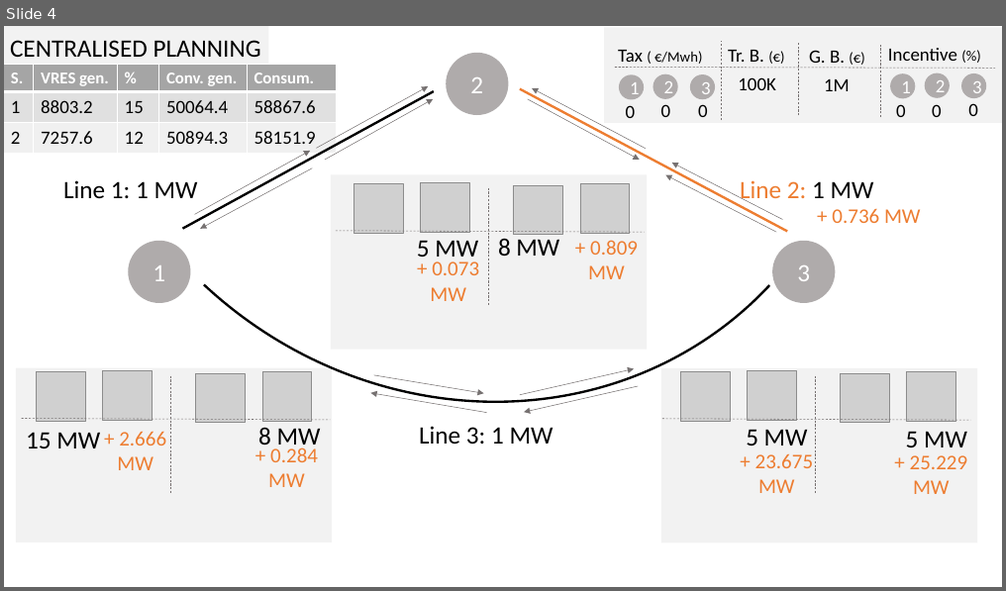
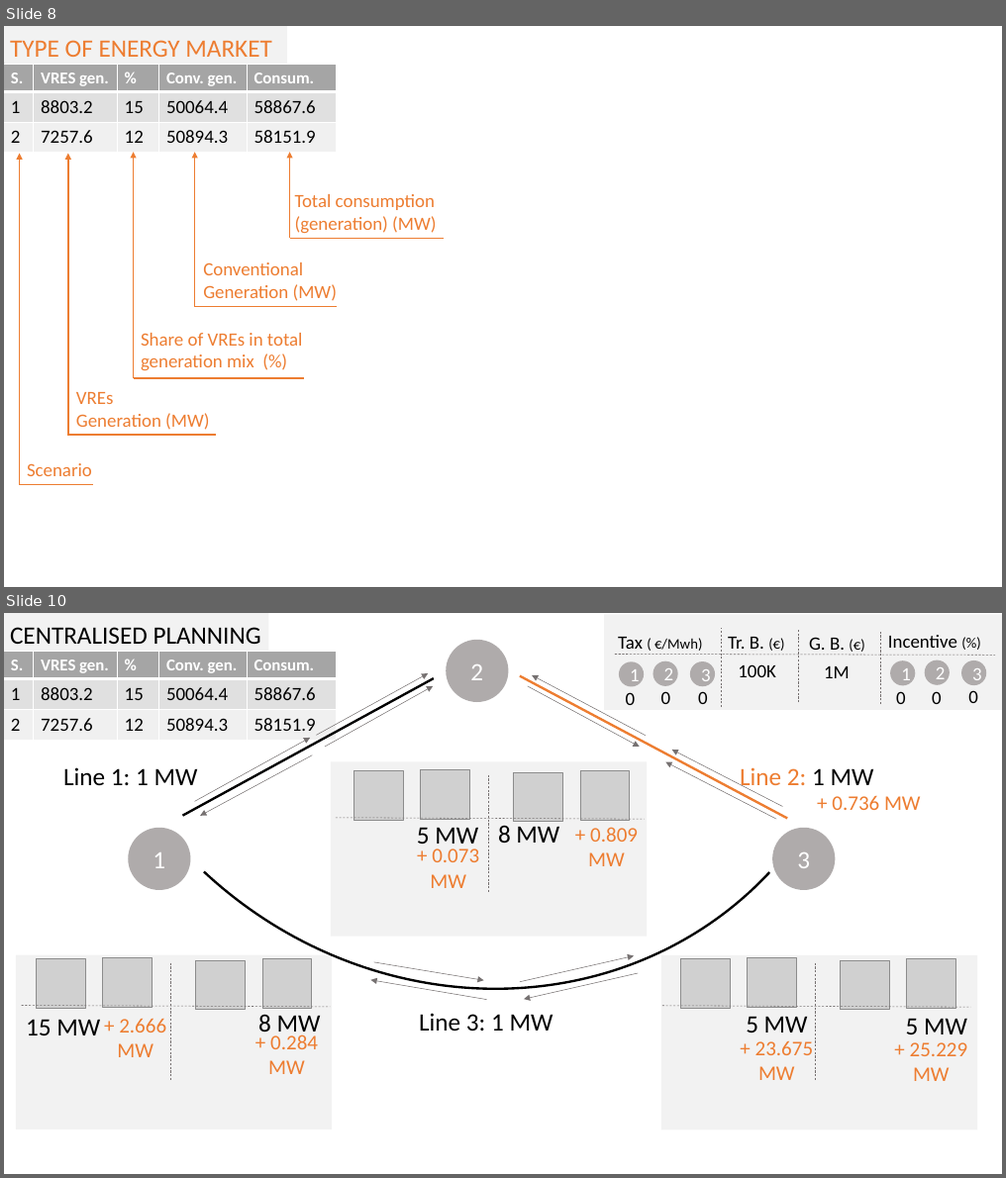
Before and after one commit to gamma-opt/TSEP_illustrative_example, a slide deck: 2022 data/optimisation_results/1M_gen_budget_results copy.pptx. Shown one above the other, each under a label of ours: slide 4 before the commit, slides 8 and 10 after it; the slides between them are not shown. The pictures are 1006x591 and 1006x1178 pixels, drawn with LibreOffice and Linux fonts; fonts in the diff are those of the drawing; grey boxes stand for pictures. Boxes give left, top, right and bottom in pixels: in the first picture for what was removed or moved away, otherwise in the second. Text is boxed around its words. In the diff, an @@ line names an element or a change of style, - is before the commit and + after.

```diff
--- a/2022 data/optimisation_results/1M_gen_budget_results copy.pptx
+++ b/2022 data/optimisation_results/1M_gen_budget_results copy.pptx
@@ slide 8 added at [4, 26, 1002, 587], background #FFFFFF @@
@@ rectangle added at [4, 26, 287, 64], fill #F2F2F2 @@
@@ text added at [10, 40, 271, 57], 24 pt, text #ED7D31 @@
+TYPE OF ENERGY MARKET
@@ text added at [11, 40, 185, 57], 24 pt, text #AFABAB, bold @@
+GENERAL SET UP
@@ line added from (4, 63) to (287, 65), #767171 0.5 pt dashed @@
@@ table added at [4, 65, 337, 152], 3 rows, 5 columns @@
+S. | VRES gen. | % | Conv. gen. | Consum.
+1 | 8803.2 | 15 | 50064.4 | 58867.6
+2 | 7257.6 | 12 | 50894.3 | 58151.9
@@ arrow added from (20, 485) to (20, 154), #ED7D31 1.5 pt @@
@@ arrow added from (68, 435) to (68, 154), #ED7D31 1.5 pt @@
@@ arrow added from (134, 378) to (134, 152), #ED7D31 1.5 pt @@
@@ arrow added from (195, 307) to (195, 152), #ED7D31 1.5 pt @@
@@ arrow added from (290, 239) to (290, 152), #ED7D31 1.5 pt @@
@@ text added at [295, 194, 436, 234], 18 pt, text #ED7D31 @@
+Total consumption
+(generation) (MW)
@@ text added at [203, 263, 337, 301], 18 pt, text #ED7D31 @@
+Conventional
+Generation (MW)
@@ line added from (290, 239) to (445, 239), #ED7D31 1.5 pt @@
@@ line added from (337, 307) to (194, 307), #ED7D31 1.5 pt @@
@@ text added at [141, 333, 303, 372], 18 pt, text #ED7D31 @@
+Share of VREs in total generation mix (%)
@@ line added from (134, 378) to (304, 378), #ED7D31 1.5 pt @@
@@ text added at [76, 392, 209, 430], 18 pt, text #ED7D31 @@
+VREs
+Generation (MW)
@@ line added from (67, 435) to (217, 435), #ED7D31 1.5 pt @@
@@ text added at [27, 464, 92, 476], 18 pt, text #ED7D31 @@
+Scenario
@@ line added from (21, 485) to (94, 485), #ED7D31 1.5 pt @@
@@ what was slide 4 is now slide 10 @@
```
Also in this commit, not shown: 3 slides changed, 5 other slides added, 3 other files.
